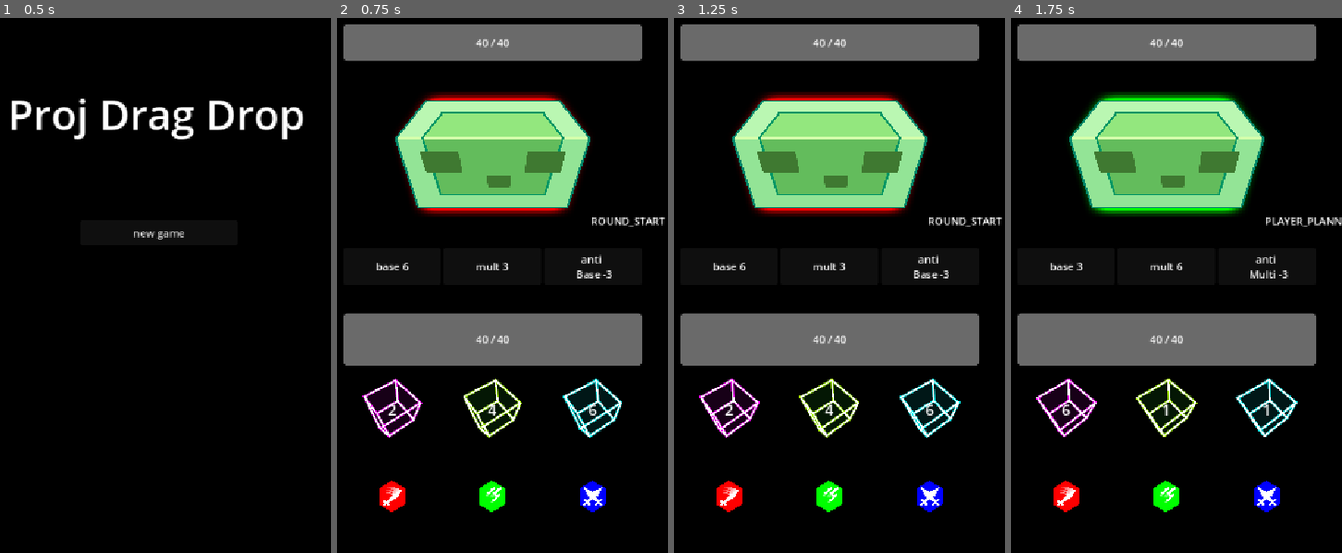
Above: before the commit, frames 1-4 (left to right).
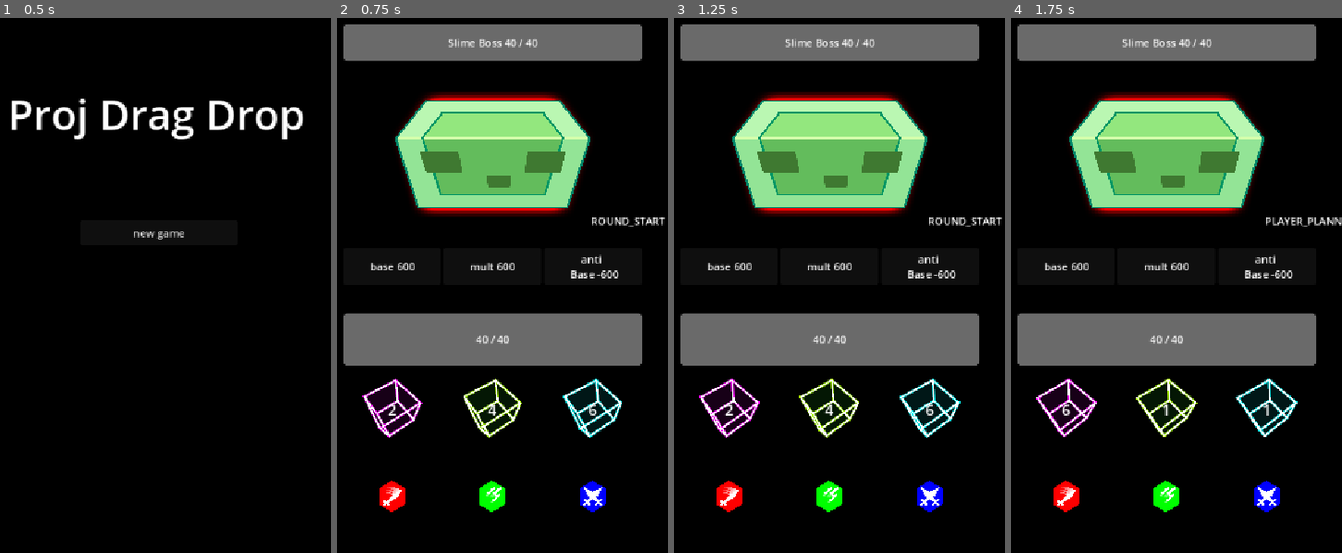
Above: after the commit, the same moments.

Repository: SeeCats/Drag-and-Drop
Game: Godot game, scene res://MainUI/main_menu/main_menu.tscn
The game is run twice, just before and just after one commit, with the same random seed, the same clock (stepped at 60 frames per second) and the same inputs.
Inputs (mouse positions are in pixels of both pictures, inside the frame that each line leads up to):
- Up to frame 1 (0.5 s): no input
- Up to frame 2 (0.75 s): click "new game" at 0.5 s
- Up to frame 3 (1.25 s): no input
- Up to frame 4 (1.75 s): move the mouse to (1242, 333) at 1.27 s; press the mouse at (1242, 333) at 1.28 s

Frame 1 is identical in both runs. In frame 2, 0.6% of the frame differs, in the area x 10-86%, y 3-49%; in frame 3, 0.6%; in frame 4, 2.3%.

Commit message:
added monster name

Diff:
--- /dev/null
+++ b/Globals/encounter.gd
@@ -0,0 +1,6 @@
+extends Node
+
+# External "next monster" selector (autoload "Encounter").
+# Run/encounter logic sets `next_monster` before combat loads; the spawner reads
+# it. Defaults to slime so combat works without any selection logic yet.
+var next_monster: PackedScene = preload("res://character/monster/slimebosss/slimeboss.tscn")
--- a/MainUI/combat_ui/combat_ui.tscn
+++ b/MainUI/combat_ui/combat_ui.tscn
@@ -1,11 +1,11 @@
 [gd_scene format=3 uid="uid://bitls8btrq15u"]
 
-[ext_resource type="PackedScene" uid="uid://b8c10fj1wcgqa" path="res://character/monster/slime/slime.tscn" id="1_jj0ib"]
 [ext_resource type="PackedScene" uid="uid://bbg31ufd2qthy" path="res://MainUI/player_vbox/player_vbox.tscn" id="2_ox8r1"]
 [ext_resource type="Script" uid="uid://4ay42wpdbnk" path="res://MainUI/combat_ui/announce.gd" id="3_2xf58"]
 [ext_resource type="PackedScene" uid="uid://1x3l20sts0i8" path="res://MainUI/combat_ui/damage_number/damage_number_zone.tscn" id="4_auw21"]
 [ext_resource type="Script" uid="uid://bpvkg6bv4viqw" path="res://MainUI/combat_ui/State.gd" id="6_auw21"]
 [ext_resource type="Script" uid="uid://32p7odq2b053" path="res://MainUI/combat_ui/combat_ui.gd" id="7_combatui"]
+[ext_resource type="Script" uid="uid://hjlh2e610jjw" path="res://character/monster/monster_spawner.gd" id="8_spawner"]
 
 [node name="CombatUi" type="Control" unique_id=1252337357]
 layout_mode = 3
@@ -16,7 +16,7 @@
 grow_vertical = 2
 script = ExtResource("7_combatui")
 hit_volume_db = -9.439
-miss_volume_db = -14.059000000000001
+miss_volume_db = -14.059
 
 [node name="VBoxContainer2" type="VBoxContainer" parent="." unique_id=2139079529]
 layout_mode = 1
@@ -33,9 +33,10 @@
 theme_override_constants/margin_right = 40
 theme_override_constants/margin_bottom = 0
 
-[node name="Slime" parent="VBoxContainer2/MarginContainer" unique_id=409098004 instance=ExtResource("1_jj0ib")]
+[node name="Slime" type="Control" parent="VBoxContainer2/MarginContainer" unique_id=409098004]
 custom_minimum_size = Vector2(100, 400)
 layout_mode = 2
+script = ExtResource("8_spawner")
 
 [node name="Anouncement" type="Label" parent="VBoxContainer2/MarginContainer/Slime" unique_id=965106760]
 custom_minimum_size = Vector2(0, 40)
--- a/MainUI/combat_ui/damage_number/damage_number_zone.gd
+++ b/MainUI/combat_ui/damage_number/damage_number_zone.gd
@@ -63,12 +63,12 @@
 
 func _clamp_on_screen(n: DamageNumberLabel) -> void:
 	var view := get_viewport_rect().size
-	var size := damage_number.size           # settled template size (n's may read 0 for a frame)
+	var label_size := damage_number.size     # settled template size (n's may read 0 for a frame)
 	var travel := float(n.vertical_speed)    # pop slides up/down by this
 	var margin := 28.0                        # absorbs scale-punch overhang + screen shake
 	var p := n.global_position
-	p.x = clampf(p.x, margin, view.x - size.x - margin)
-	p.y = clampf(p.y, margin + travel, view.y - size.y - travel - margin)
+	p.x = clampf(p.x, margin, view.x - label_size.x - margin)
+	p.y = clampf(p.y, margin + travel, view.y - label_size.y - travel - margin)
 	n.global_position = p
 
 func get_random_global_position():
--- a/character/hp.gd
+++ b/character/hp.gd
@@ -27,6 +27,7 @@
 	label.current_value = current_hp
 
 
+
 func round_start():
 	current_hp += hp_regen
 
--- a/character/monster/monster.gd
+++ b/character/monster/monster.gd
@@ -1,8 +1,7 @@
 extends Character
 class_name Monster
 
-var monster_name : String = "Slime"
-var monster_pattern_list : Array[Pattern] =[]
+@export var monster_name : String = "Slime"
 var current_round : int:
 	set(new_value):
 		current_round = new_value
@@ -15,6 +14,7 @@
 
 func _ready() -> void:
 	super()
+	hp.label.set("monster_name", monster_name)   # name shows on this monster's HP bar only
 	current_pattern = pattern_list[current_round]
 	update_roll()
 	current_roll.update_text()
@@ -30,8 +30,8 @@
 
 func round_start():
 	super()
-	current_round += 1
-	update_roll()
+	update_roll()          # round uses the current pattern...
+	current_round += 1     # ...then advance for next round
 
 func update_roll():
 	CurrentRoll.current_monster_roll_list[RollIndex.BASE] = current_pattern.base
--- /dev/null
+++ b/character/monster/monster_spawner.gd
@@ -0,0 +1,10 @@
+extends Control
+
+# Spawns the monster chosen by Encounter.next_monster into this slot.
+# Sibling UI (Anouncement, DamageNumberZone) stays put; only the monster swaps.
+func _ready() -> void:
+	var monster := Encounter.next_monster.instantiate()
+	add_child(monster)
+	move_child(monster, 0)   # render behind the overlay UI
+	if monster is Control:
+		monster.set_anchors_and_offsets_preset(Control.PRESET_FULL_RECT)
--- a/character/monster/slime/hplabel.gd
+++ b/character/monster/slime/hplabel.gd
@@ -1,23 +1,26 @@
 extends Label
 
+# HP readout, optionally prefixed with a monster name. The monster sets
+# `monster_name` on its OWN label directly (see monster.gd); the player's label
+# leaves it empty, so it just shows "cur / max".
 var max_value : int:
 	set(new_value):
 		max_value = new_value
-		text = "%d / %d" % [current_value, max_value]
+		_refresh()
 var current_value : int:
 	set(new_value):
 		current_value = new_value
+		_refresh()
+var monster_name : String:
+	set(new_value):
+		monster_name = new_value
+		_refresh()
+
+func _ready() -> void:
+	_refresh()
+
+func _refresh() -> void:
+	if monster_name.is_empty():
 		text = "%d / %d" % [current_value, max_value]
-
-
-
-
-# Called when the node enters the scene tree for the first time.
-func _ready() -> void:
-	text = "%d / %d" % [current_value, max_value ]
-	pass # Replace with function body.
-
-
-# Called every frame. 'delta' is the elapsed time since the previous frame.
-func _process(_delta: float) -> void:
-	pass
+	else:
+		text = "%s %d / %d" % [monster_name, current_value, max_value]
--- /dev/null
+++ b/character/monster/slimebosss/anti_label.gd
@@ -0,0 +1,20 @@
+extends Label
+
+
+var variable_name_list = ["base", "mult", "anti", "anti_type"]
+
+
+func _ready() -> void:
+	GlobalSignal.updated_roll.connect(_update_text)
+	_update_text()
+
+
+func _update_text() -> void:
+	var anti_type_index: int = CurrentRoll.current_monster_roll_list[3]
+	var anti_type_name: String = variable_name_list[anti_type_index]
+	var anti_amount: int = CurrentRoll.current_monster_roll_list[2]
+	text = "anti %s\n%d" % [anti_type_name, anti_amount]
+
+
+func _exit_tree() -> void:
+	GlobalSignal.updated_roll.disconnect(_update_text)
--- /dev/null
+++ b/character/monster/slimebosss/blurry_halo.gd
@@ -0,0 +1,35 @@
+extends TextureRect
+
+# Blurred, anti_type-tinted halo that sits behind the slime sprite.
+# The shader does the actual blurring; this script just keeps the tint
+# uniform in sync with the monster's current anti_type.
+
+const SHADER_PATH := "res://character/monster/slime/blurry_halo.gdshader"
+
+@export var halo_alpha : float = 0.8
+
+var _mat : ShaderMaterial
+
+
+func _ready() -> void:
+	show_behind_parent = true
+	_mat = ShaderMaterial.new()
+	_mat.shader = load(SHADER_PATH)
+	material = _mat
+	GlobalSignal.updated_roll.connect(_refresh_color)
+	_refresh_color()
+
+
+func _exit_tree() -> void:
+	if GlobalSignal.updated_roll.is_connected(_refresh_color):
+		GlobalSignal.updated_roll.disconnect(_refresh_color)
+
+
+func _refresh_color() -> void:
+	var anti_type : int = CurrentRoll.current_monster_roll_list[3]
+	if anti_type < 0 or anti_type >= Swatch.ELEMENT_COLOR.size():
+		return
+	var c : Color = Swatch.ELEMENT_COLOR[anti_type]
+	c.a = halo_alpha
+	if _mat != null:
+		_mat.set_shader_parameter("tint_color", c)
--- /dev/null
+++ b/character/monster/slimebosss/blurry_halo.gdshader
@@ -0,0 +1,34 @@
+shader_type canvas_item;
+
+// Tunables
+uniform vec4 tint_color : source_color = vec4(1.0, 0.0, 0.0, 1.0);
+uniform float blur_amount : hint_range(0.0, 0.05) = 0.012;
+uniform float halo_extent : hint_range(1.0, 2.5) = 1.35;
+uniform float intensity : hint_range(0.0, 2.0) = 1.0;
+
+void fragment() {
+	// Compress UVs so the slime occupies a smaller area, leaving margin for the halo to bloom into.
+	vec2 centered = (UV - 0.5) * halo_extent + 0.5;
+
+	float total_alpha = 0.0;
+	float weight_sum = 0.0;
+
+	// 9x9 Gaussian-ish kernel sampling the texture's alpha channel.
+	for (int x = -4; x <= 4; x++) {
+		for (int y = -4; y <= 4; y++) {
+			vec2 offset = vec2(float(x), float(y)) * blur_amount;
+			vec2 uv = centered + offset;
+
+			float r2 = float(x * x + y * y);
+			float weight = exp(-r2 / 8.0);
+
+			if (uv.x >= 0.0 && uv.x <= 1.0 && uv.y >= 0.0 && uv.y <= 1.0) {
+				total_alpha += texture(TEXTURE, uv).a * weight;
+			}
+			weight_sum += weight;
+		}
+	}
+
+	float halo_alpha = clamp(total_alpha / weight_sum * intensity, 0.0, 1.0);
+	COLOR = vec4(tint_color.rgb, halo_alpha * tint_color.a);
+}
--- /dev/null
+++ b/character/monster/slimebosss/current_roll.gd
@@ -0,0 +1,29 @@
+extends Rollables
+
+var monster_roll_list
+
+@onready var label1: Label = $Add/CenterContainer/Label
+@onready var label2: Label = $Mult/CenterContainer/Label
+@onready var label3: Label = $Subtract/CenterContainer/Label
+
+var anti_type_name = [
+	"Base",
+	"Multi",
+	"Anti",
+	"",
+]
+
+
+func _ready():
+	update_text()
+	GlobalSignal.updated_roll.connect(update_text)
+
+
+func _exit_tree() -> void:
+	GlobalSignal.updated_roll.disconnect(update_text)
+
+func update_text():
+	label1.text = "base %d" % [CurrentRoll.current_monster_roll_list[RollIndex.BASE]]
+	label2.text = "mult %d" % [CurrentRoll.current_monster_roll_list[RollIndex.MULT]]
+	var anti_index = CurrentRoll.current_monster_roll_list[RollIndex.ANTI_TYPE]
+	label3.text = "anti \n %s -%d" % [ anti_type_name[anti_index] ,CurrentRoll.current_monster_roll_list[2]]
--- /dev/null
+++ b/character/monster/slimebosss/glow.gd
@@ -0,0 +1,34 @@
+extends TextureRect
+
+# Glow effect for the monster — tints itself with the color matching
+# the monster's current anti_type and sits behind the main sprite.
+
+@export var glow_alpha : float = 0.55
+@export var glow_scale : float = 1.15
+
+
+func _ready() -> void:
+	show_behind_parent = true
+	pivot_offset = size / 2.0
+	scale = Vector2(glow_scale, glow_scale)
+	resized.connect(_recenter_pivot)
+	GlobalSignal.updated_roll.connect(_refresh_color)
+	_refresh_color()
+
+
+func _exit_tree() -> void:
+	if GlobalSignal.updated_roll.is_connected(_refresh_color):
+		GlobalSignal.updated_roll.disconnect(_refresh_color)
+
+
+func _recenter_pivot() -> void:
+	pivot_offset = size / 2.0
+
+
+func _refresh_color() -> void:
+	var anti_type : int = CurrentRoll.current_monster_roll_list[3]
+	if anti_type < 0 or anti_type >= Swatch.ELEMENT_COLOR.size():
+		return
+	var c : Color = Swatch.ELEMENT_COLOR[anti_type]
+	c.a = glow_alpha
+	modulate = c
--- /dev/null
+++ b/character/monster/slimebosss/label.gd
@@ -0,0 +1,24 @@
+extends Label
+
+
+@export_enum("base", "mult", "anti", "anti_type") var variable_type : int
+var variable_name_list = ["base", "mult", "anti", "anti_type"]
+var variable_name = variable_name_list[variable_type as int]
+@export var variable_size: int = 0
+
+
+
+
+func _ready() -> void:
+	variable_name = variable_name_list[variable_type as int]
+	GlobalSignal.updated_roll.connect(_update_text)
+	_update_text()
+
+
+func _update_text() -> void:
+	variable_size = CurrentRoll.current_monster_roll_list[variable_type as int]
+	text = "%s\n%d" % [variable_name, variable_size]
+
+
+func _exit_tree() -> void:
+	GlobalSignal.updated_roll.disconnect(_update_text)
--- /dev/null
+++ b/character/monster/slimebosss/slime_pattern1.tres
@@ -0,0 +1,10 @@
+[gd_resource type="Resource" script_class="Pattern" format=3 uid="uid://c1wptyq6icp8i"]
+
+[ext_resource type="Script" uid="uid://c8kxp3x8jkr5q" path="res://character/monster/pattern/pattern.gd" id="1_qqp7w"]
+
+[resource]
+script = ExtResource("1_qqp7w")
+base = 600
+mult = 600
+anti = 600
+metadata/_custom_type_script = "uid://c8kxp3x8jkr5q"
--- /dev/null
+++ b/character/monster/slimebosss/slime_pattern2.tres
@@ -0,0 +1,9 @@
+[gd_resource type="Resource" script_class="Pattern" format=3 uid="uid://bkj5u7pf364lt"]
+
+[ext_resource type="Script" uid="uid://c8kxp3x8jkr5q" path="res://character/monster/pattern/pattern.gd" id="1_nhlmd"]
+
+[resource]
+script = ExtResource("1_nhlmd")
+mult = 6
+anti_type = 1
+metadata/_custom_type_script = "uid://c8kxp3x8jkr5q"
--- /dev/null
+++ b/character/monster/slimebosss/slimeboss.tscn
@@ -0,0 +1,116 @@
+[gd_scene format=3 uid="uid://c4v3hkbpimor3"]
+
+[ext_resource type="Script" uid="uid://dejufjfkb86ps" path="res://character/monster/monster.gd" id="1_akfuf"]
+[ext_resource type="Script" uid="uid://c8kxp3x8jkr5q" path="res://character/monster/pattern/pattern.gd" id="2_8ypxw"]
+[ext_resource type="Resource" uid="uid://c1wptyq6icp8i" path="res://character/monster/slimebosss/slime_pattern1.tres" id="3_aupmv"]
+[ext_resource type="Resource" uid="uid://bkj5u7pf364lt" path="res://character/monster/slimebosss/slime_pattern2.tres" id="4_jsc2i"]
+[ext_resource type="PackedScene" uid="uid://c0r8nlvy33p64" path="res://character/monster/hp_bar.tscn" id="5_f0uf0"]
+[ext_resource type="Texture2D" uid="uid://bkesy1modryic" path="res://asset/icon/edurs34-minecraft-8036149.png" id="6_7q0ly"]
+[ext_resource type="Script" uid="uid://bwlu01qqe0gwi" path="res://character/monster/slimebosss/blurry_halo.gd" id="7_t8244"]
+[ext_resource type="Script" uid="uid://brdf5r5fcskm8" path="res://character/monster/slimebosss/current_roll.gd" id="8_fh2mt"]
+
+[node name="SlimeBoss" type="Control" unique_id=409098004 node_paths=PackedStringArray("hp")]
+layout_mode = 3
+anchor_right = 0.611
+anchor_bottom = 0.296
+offset_right = 0.05999756
+offset_bottom = -0.06488037
+grow_horizontal = 2
+grow_vertical = 2
+script = ExtResource("1_akfuf")
+monster_name = "Slime Boss"
+pattern_list = Array[ExtResource("2_8ypxw")]([ExtResource("3_aupmv"), ExtResource("4_jsc2i")])
+hp = NodePath("VBar/HpBar")
+
+[node name="VBar" type="VBoxContainer" parent="." unique_id=1503022876]
+layout_mode = 1
+anchors_preset = 15
+anchor_right = 1.0
+anchor_bottom = 1.0
+grow_horizontal = 2
+grow_vertical = 2
+
+[node name="HpBar" parent="VBar" unique_id=2040145802 instance=ExtResource("5_f0uf0")]
+layout_mode = 2
+size_flags_vertical = 3
+
+[node name="TextureRect" type="TextureRect" parent="VBar" unique_id=674502162]
+layout_mode = 2
+size_flags_vertical = 3
+size_flags_stretch_ratio = 5.0
+texture = ExtResource("6_7q0ly")
+expand_mode = 1
+
+[node name="BlurryHalo" type="TextureRect" parent="VBar/TextureRect" unique_id=22034078]
+show_behind_parent = true
+layout_mode = 1
+anchors_preset = 15
+anchor_right = 1.0
+anchor_bottom = 1.0
+offset_left = -50.0
+offset_top = -50.0
+offset_right = 50.0
+offset_bottom = 50.0
+grow_horizontal = 2
+grow_vertical = 2
+mouse_filter = 2
+texture = ExtResource("6_7q0ly")
+expand_mode = 1
+script = ExtResource("7_t8244")
+halo_alpha = 2.0
+
+[node name="CurrentRoll" type="HBoxContainer" parent="VBar" unique_id=282824469]
+layout_mode = 2
+size_flags_vertical = 3
+script = ExtResource("8_fh2mt")
+
+[node name="Add" type="Panel" parent="VBar/CurrentRoll" unique_id=1943537006]
+layout_mode = 2
+size_flags_horizontal = 3
+
+[node name="CenterContainer" type="CenterContainer" parent="VBar/CurrentRoll/Add" unique_id=1882010781]
+layout_mode = 1
+anchors_preset = 15
+anchor_right = 1.0
+anchor_bottom = 1.0
+grow_horizontal = 2
+grow_vertical = 2
+
+[node name="Label" type="Label" parent="VBar/CurrentRoll/Add/CenterContainer" unique_id=1876277455]
+layout_mode = 2
+theme_override_constants/line_spacing = 0
+horizontal_alignment = 1
+
+[node name="Mult" type="Panel" parent="VBar/CurrentRoll" unique_id=1141947135]
+layout_mode = 2
+size_flags_horizontal = 3
+
+[node name="CenterContainer" type="CenterContainer" parent="VBar/CurrentRoll/Mult" unique_id=240258117]
+layout_mode = 1
+anchors_preset = 15
+anchor_right = 1.0
+anchor_bottom = 1.0
+grow_horizontal = 2
+grow_vertical = 2
+
+[node name="Label" type="Label" parent="VBar/CurrentRoll/Mult/CenterContainer" unique_id=1895371075]
+layout_mode = 2
+theme_override_constants/line_spacing = 0
+horizontal_alignment = 1
+
+[node name="Subtract" type="Panel" parent="VBar/CurrentRoll" unique_id=401739619]
+layout_mode = 2
+size_flags_horizontal = 3
+
+[node name="CenterContainer" type="CenterContainer" parent="VBar/CurrentRoll/Subtract" unique_id=820614176]
+layout_mode = 1
+anchors_preset = 15
+anchor_right = 1.0
+anchor_bottom = 1.0
+grow_horizontal = 2
+grow_vertical = 2
+
+[node name="Label" type="Label" parent="VBar/CurrentRoll/Subtract/CenterContainer" unique_id=1029998816]
+layout_mode = 2
+theme_override_constants/line_spacing = 0
+horizontal_alignment = 1
--- a/project.godot
+++ b/project.godot
@@ -22,6 +22,7 @@
 Constants="*uid://b7qpkxre5gsqe"
 CombatState="*uid://cslvhtn5efpdp"
 View="*uid://bc2mq0tvlf8lx"
+Encounter="*res://Globals/encounter.gd"
 
 [display]
 
Not shown, added: Globals/encounter.gd.uid
Not shown, added: character/monster/monster_spawner.gd.uid
Not shown, added: character/monster/slimebosss/anti_label.gd.uid
Not shown, added: character/monster/slimebosss/blurry_halo.gd.uid
Not shown, added: character/monster/slimebosss/blurry_halo.gdshader.uid
Not shown, added: character/monster/slimebosss/current_roll.gd.uid
Not shown, added: character/monster/slimebosss/glow.gd.uid
Not shown, added: character/monster/slimebosss/label.gd.uid
Not shown, added: character/monster/slimebosss/slime.tscn268886663.tmp
Not shown, added: character/monster/slimebosss/slime.tscn354901895.tmp
Not shown, added: character/monster/slimebosss/slime.tscn40951878173.tmp
